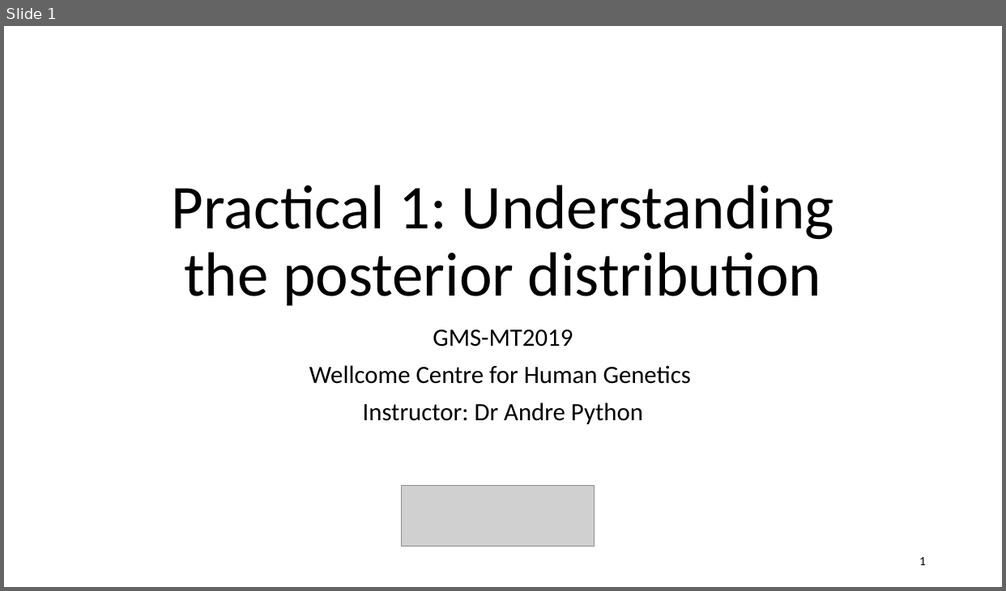
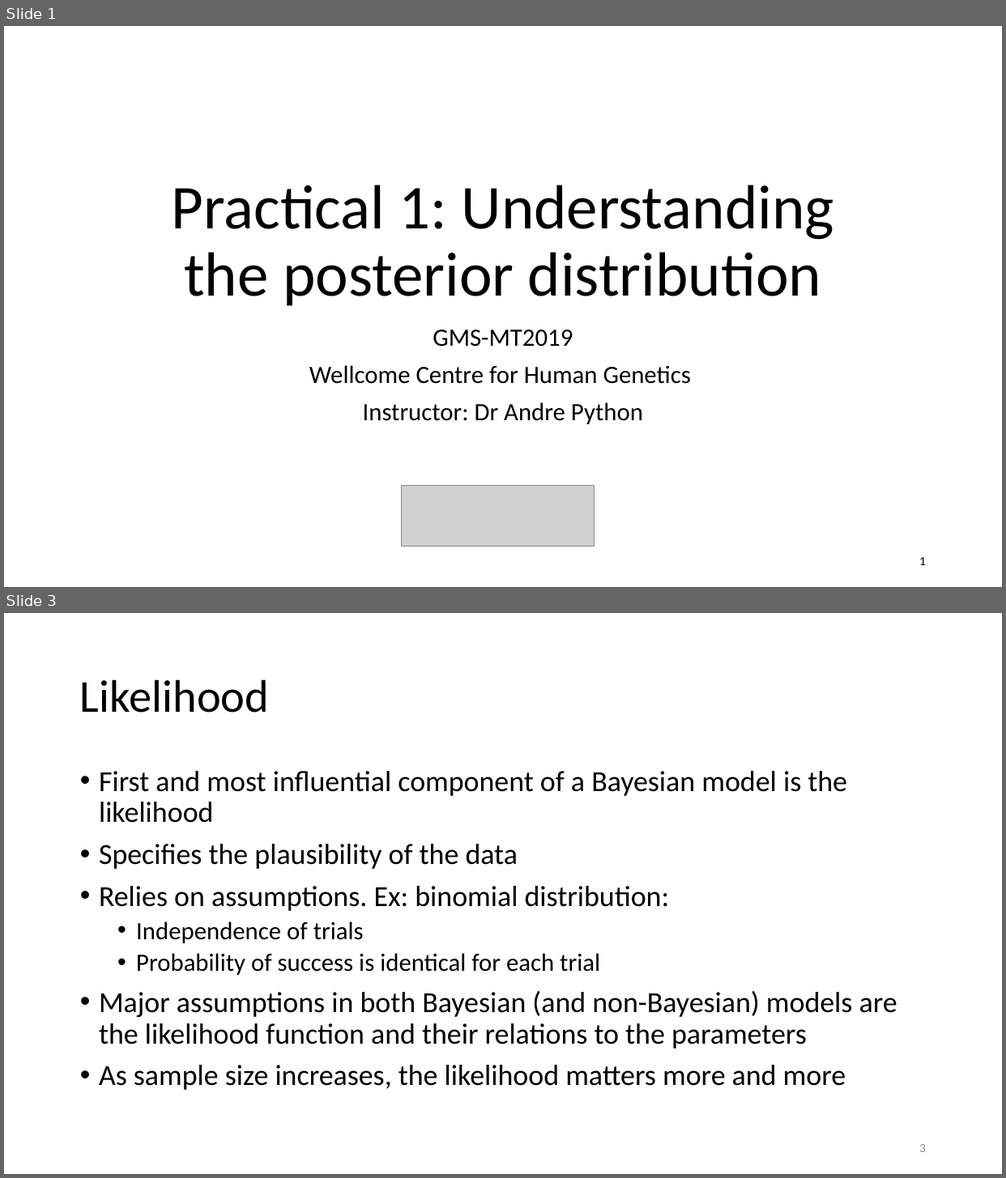
Before and after one commit to jpwhalley/GMS_Stats_Course, a slide deck: 3_Introduction_Bayesian_Modelling/practical_nb.1.pptx. Shown one above the other, each under a label of ours: slide 1 before the commit, slides 1 and 3 after it; the slides between them are not shown. The pictures are 1006x591 and 1006x1178 pixels, drawn with LibreOffice and Linux fonts; fonts in the diff are those of the drawing; grey boxes stand for pictures. Boxes give left, top, right and bottom in pixels: in the first picture for what was removed or moved away, otherwise in the second. Text is boxed around its words. In the diff, an @@ line names an element or a change of style, - is before the commit and + after.

```diff
--- a/3_Introduction_Bayesian_Modelling/practical_nb.1.pptx
+++ b/3_Introduction_Bayesian_Modelling/practical_nb.1.pptx
@@ slide 3 added at <box>4,613,1002,1174</box>, background #FFFFFF @@
@@ title added at <box>80,679,269,713</box>, 44 pt, text #000000 @@
+Likelihood
@@ text added at <box>99,771,897,1090</box>, 28 pt, text #000000 @@
+• First and most influential component of a Bayesian model is the likelihood
+• Specifies the plausibility of the data
+• Relies on assumptions. Ex: binomial distribution:
+  • Independence of trials
+  • Probability of success is identical for each trial
+• Major assumptions in both Bayesian (and non-Bayesian) models are the likelihood function and their relations to the parameters
+• As sample size increases, the likelihood matters more and more
@@ page number added at <box>919,1144,926,1152</box>, 12 pt, text #8C8C8C @@
+3
```
Also in this commit, not shown: 2 slides changed, 4 other slides added, 1 slide removed.
